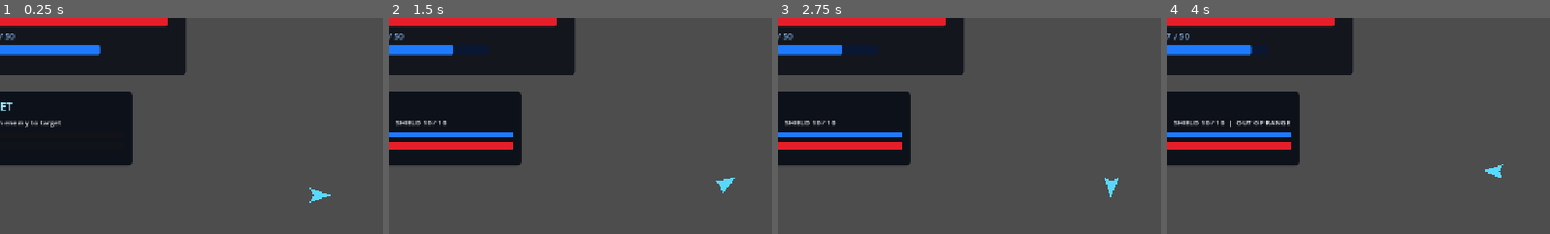
Above: before the commit, frames 1-4 (left to right).
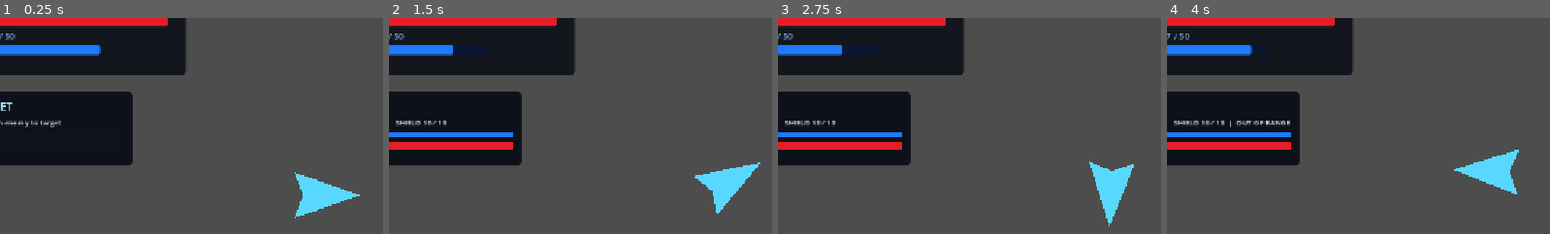
Above: after the commit, the same moments.

Repository: Bbran4/SpaceDelivery
Game: Godot game, scene res://scenes/tests/hud_test.tscn
The game is run twice, just before and just after one commit, with the same random seed, the same clock (stepped at 60 frames per second) and the same inputs.
Inputs (mouse positions are % of the whole screen's width and height, from its top left):
- Up to frame 1 (0.25 s): no input
- Up to frame 2 (1.5 s): click "Movement: Keyboard" at 0.5 s; click "Movement: Mouse" at 1.25 s
- Up to frame 3 (2.75 s): move the mouse to (72, 45) at 2.02 s; hold D (right) from 2.03 s (still down); hold Tab from 2.03 s (still down)
- Up to frame 4 (4 s): move the mouse to (29, 55) at 2.77 s; release D (right) at 2.78 s; release Tab at 2.78 s; hold S (down) 2.78-3.53 s; tap Tab at 2.85 s; move the mouse to (60, 28) at 3.52 s; hold D (right) from 3.53 s (still down); hold Tab from 3.53 s (still down)
The pictures show only the part of the screen within x 8-58%, y 9-59%; the shares and areas given below are measured in that part.

The runs differ from the first frame. In frame 1, 1.4% of the frame differs, in the area x 76-94%, y 71-93%; in frame 2, 1.4%; in frame 3, 1.4%; in frame 4, 1.4%.

Commit message:
Support per-slot weapons and apply hull visuals

Diff:
--- a/scripts/ship.gd
+++ b/scripts/ship.gd
@@ -56,6 +56,7 @@
 var inventory: Array = []
 var module_slots: Array[ShipModule] = []
 var weapon_instances: Array[Node] = []
+var weapon_instances_by_slot: Dictionary = {}
 
 var _movement_input: Vector2 = Vector2.ZERO
 var _turn_input: float = 0.0
@@ -235,6 +236,7 @@
 		if weapon_instance != null:
 			add_child(weapon_instance)
 			weapon_instances.append(weapon_instance)
+			weapon_instances_by_slot[slot_index] = weapon_instance
 	module_installed.emit(module, slot_index)
 	return true
 
@@ -248,13 +250,12 @@
 		return null
 
 	module_slots[slot_index] = null
-	# Runtime weapon instances should ideally be associated with their module
-	# in a later weapon manager; clear the current simple runtime list here.
-	if module.category == ShipModule.Category.WEAPON and module.weapon_scene != null:
-		for weapon in weapon_instances:
-			if is_instance_valid(weapon):
-				weapon.queue_free()
-		weapon_instances.clear()
+	if module.category == ShipModule.Category.WEAPON and weapon_instances_by_slot.has(slot_index):
+		var weapon: Node = weapon_instances_by_slot[slot_index] as Node
+		if is_instance_valid(weapon):
+			weapon.queue_free()
+		weapon_instances.erase(weapon)
+		weapon_instances_by_slot.erase(slot_index)
 
 	module_uninstalled.emit(module, slot_index)
 	_apply_module_stats()
@@ -288,6 +289,10 @@
 	if new_hull == null:
 		return
 	hull_data = new_hull
+	var ship_visual: Polygon2D = get_node_or_null("ShipVisual") as Polygon2D
+	if ship_visual != null:
+		ship_visual.color = new_hull.preview_color
+		ship_visual.polygon = new_hull.preview_polygon
 	ship_name = new_hull.display_name
 	hull_rarity = new_hull.rarity
 	max_hull = new_hull.max_hull
@@ -332,6 +337,8 @@
 		cargo_hold_capacity += module.cargo_capacity_bonus
 		salvage_hold_capacity += module.salvage_capacity_bonus
 	module_slot_count = module_slots.size()
+	current_hull = minf(current_hull, max_hull)
+	current_shield = minf(current_shield, max_shield)
 	if is_inside_tree():
 		hull_changed.emit(current_hull, max_hull)
 		shield_changed.emit(current_shield, max_shield)
